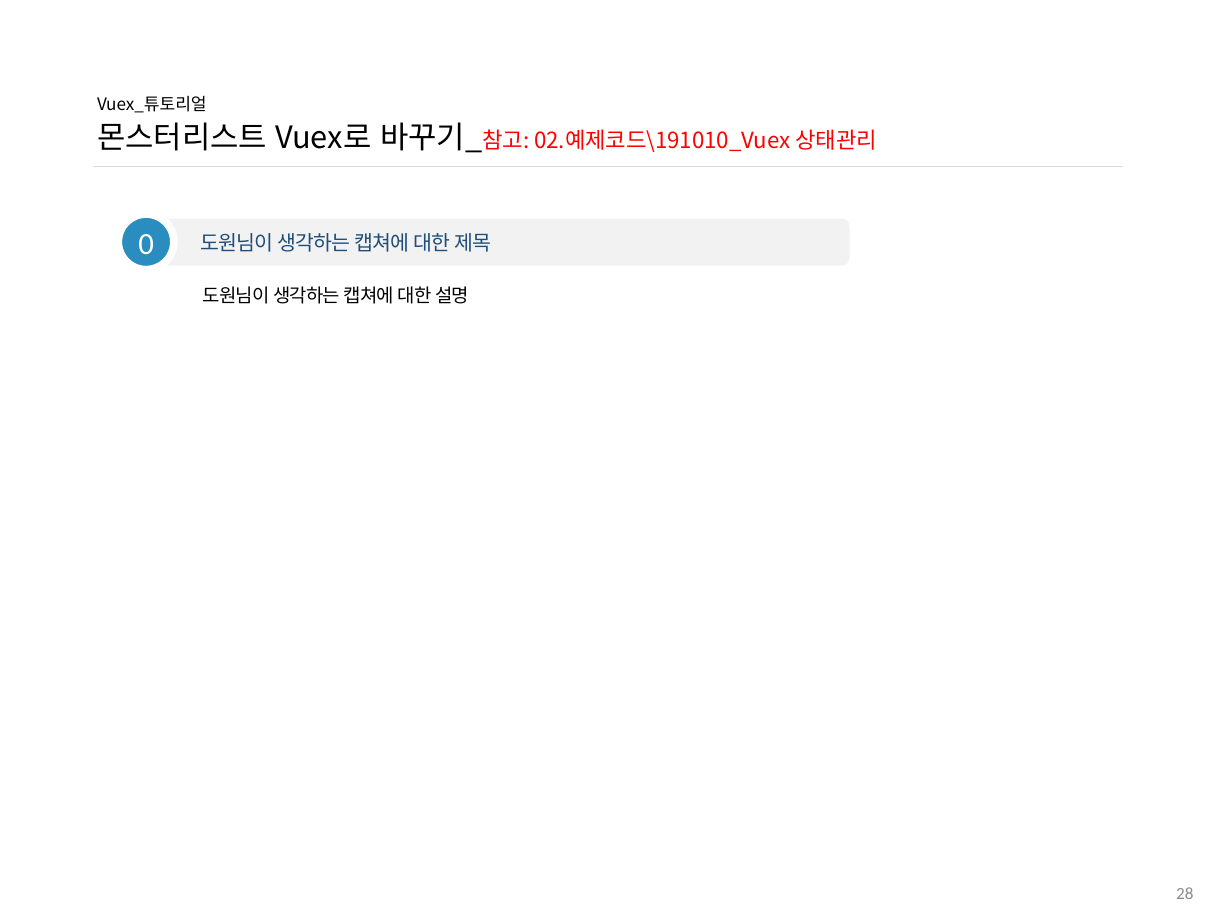
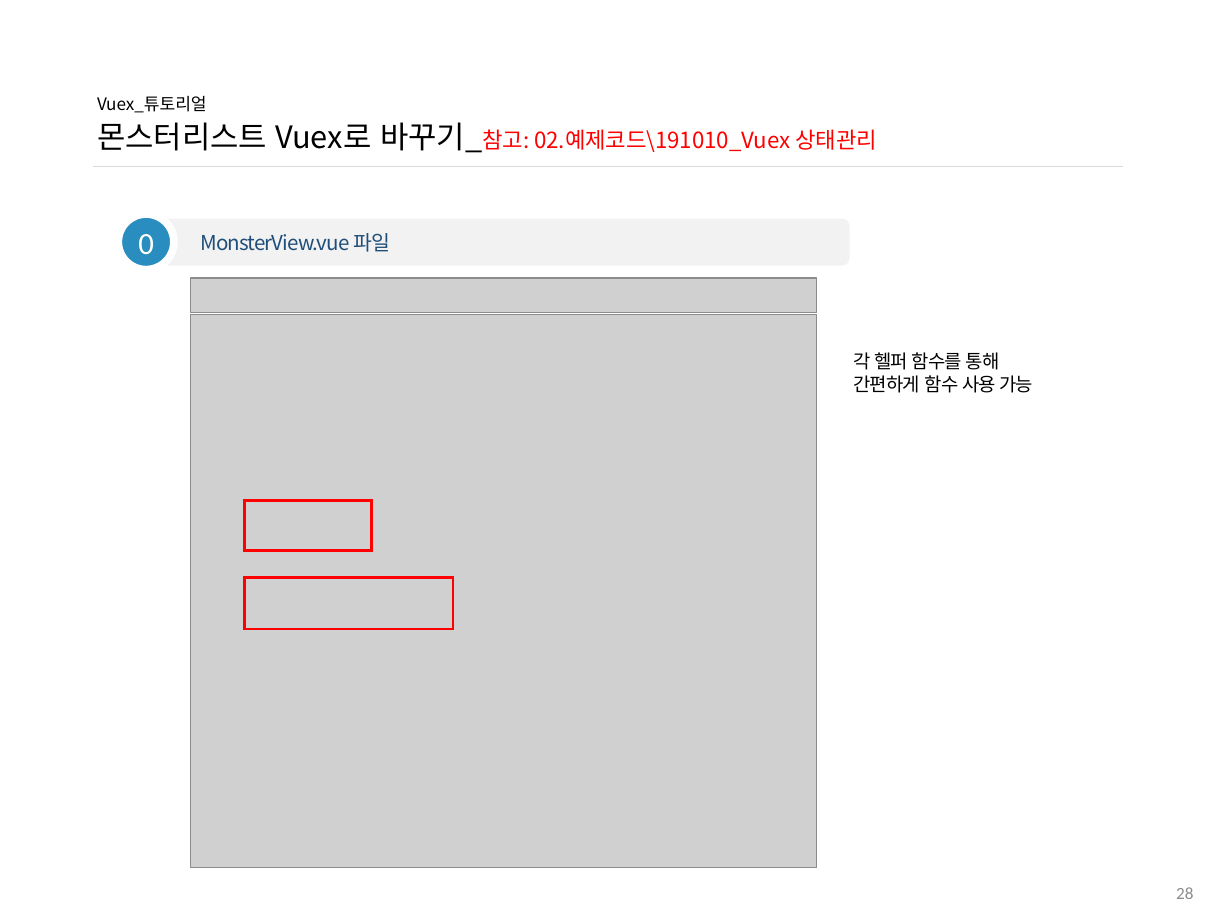
Before and after one commit to ddowon/vueStudy, a slide deck: slide 29 of 01.참고자료/191010_Vuex 튜토리얼.pptx. Drawn at 1232x924 pixels with LibreOffice and Linux fonts; fonts in the diff are those of the drawing; grey boxes stand for pictures; background and template pictures are left out. Boxes give left, top, right and bottom in pixels: in the first picture for what was removed or moved away, otherwise in the second. Text is boxed around its words. In the diff, an @@ line names an element or a change of style, - is before the commit and + after.

Commit message:
[과제제출] 191024 vuex 수정 과제 김도원

```diff
--- a/01.참고자료/191010_Vuex 튜토리얼.pptx
+++ b/01.참고자료/191010_Vuex 튜토리얼.pptx
@@ text in rounded rectangle at <box>200,233,390,252</box>: text changed @@
-도원님이 생각하는 캡쳐에 대한 제목
+MonsterView.vue 파일
@@ picture added at <box>191,278,817,313</box> @@
@@ picture added at <box>191,314,817,867</box> @@
@@ text at <box>853,352,1033,393</box>: text changed @@
-도원님이 생각하는 캡쳐에 대한 설명
+각 헬퍼 함수를 통해
+간편하게 함수 사용 가능
@@ rectangle added at <box>244,500,371,549</box>, outline #FF0000 1.5 pt @@
@@ rectangle added at <box>244,578,452,630</box>, outline #FF0000 1.5 pt @@
```
Also in this commit, not shown: 7 other slides changed, 2 slides removed, 9 other files.
